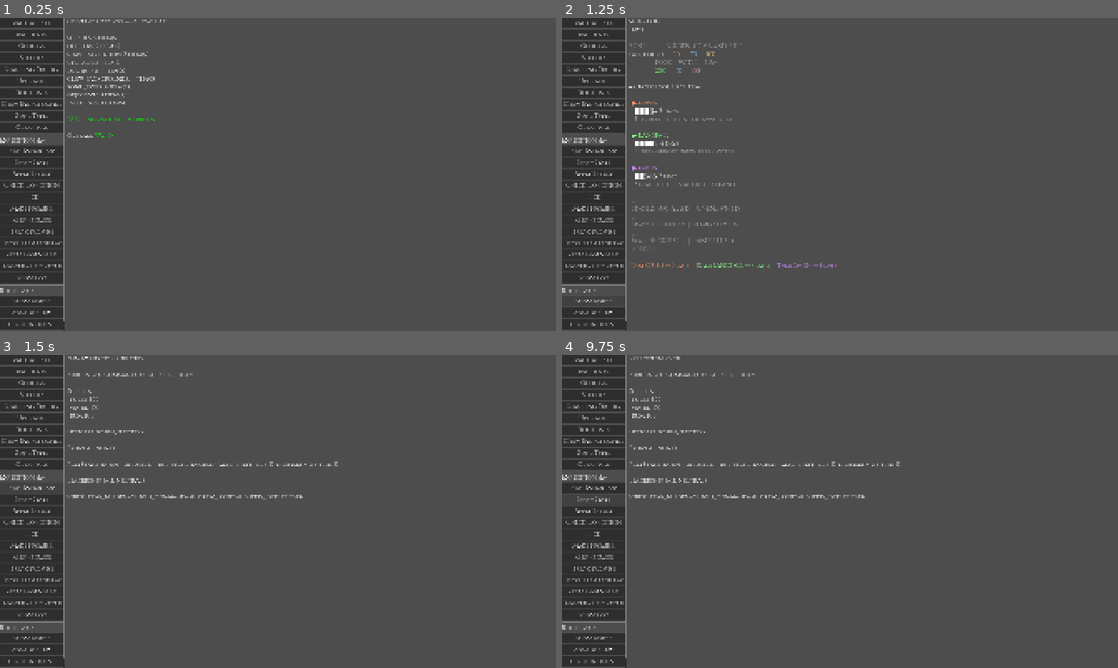
Above: before the commit, frames 1-4 (two rows, left to right).
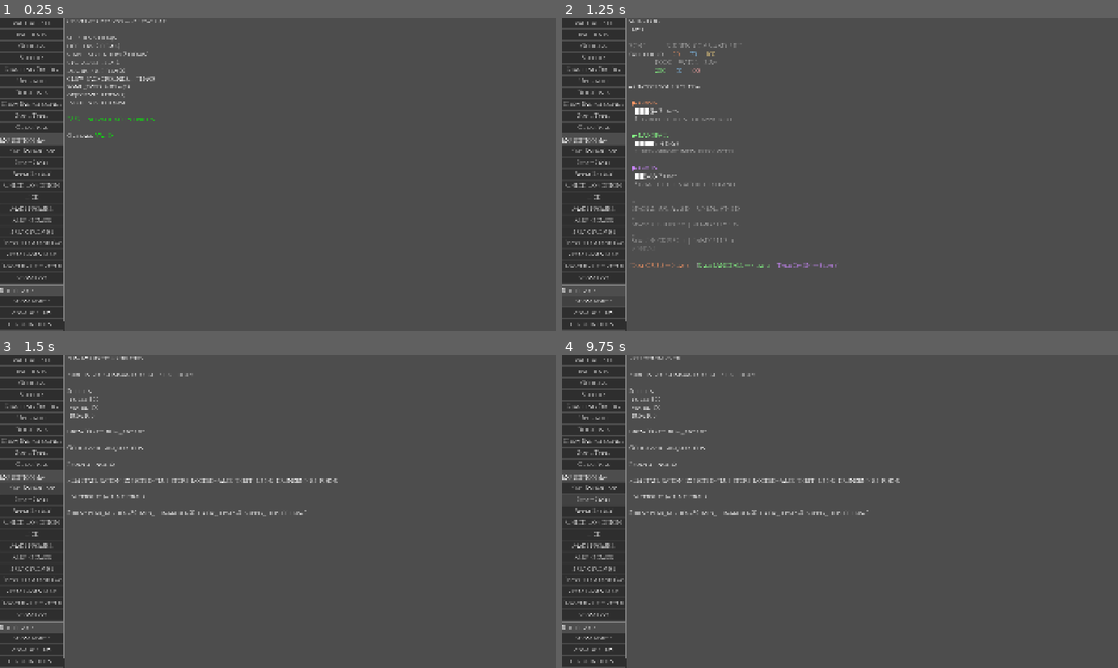
Above: after the commit, the same moments.

Repository: mcgrj/deadreckoning
Game: Godot game, scene res://test/ContentDebugScene.tscn
Same seed, same stepped clock (60 frames per second), same inputs: the game is played once before the commit and once after it.
Inputs:
- Up to frame 1 (0.25 s): no input
- Up to frame 2 (1.25 s): click "Show Route" at 0.5 s
- Up to frame 3 (1.5 s): click "New Expedition" at 1.25 s
- Up to frame 4 (9.75 s): click "New Expedition" at 2 s; click "Validate All" at 2.75 s; click "Incidents" at 3.5 s; click "Officers" at 4.25 s; click "Supplies" at 5 s; click "Standing Orders" at 5.75 s; click "Upgrades" at 6.5 s; click "Doctrines" at 7.25 s; click "Zone Types" at 8 s; click "Objectives" at 8.75 s; click "Show State" at 9.5 s

Frames 1-2 are identical in both runs. In frame 3, 1.3% of the frame differs, in the area x 12-61%, y 24-52%; in frame 4, 1.3%.

Commit message:
fix: add rum_aboard crew_trait in create_default when rum supply > 0

Diff:
--- a/game/src/expedition/ExpeditionState.gd
+++ b/game/src/expedition/ExpeditionState.gd
@@ -49,6 +49,7 @@
 			state.supplies[supply_def.id] = supply_def.starting_amount
 			if supply_def.is_rum and supply_def.starting_amount > 0:
 				state.rum_ration_expected = true
+				state.add_crew_trait("rum_aboard")
 
 	# Populate officers from OfficerDefs
 	var officer_defs := ContentRegistry.get_all("officers")
